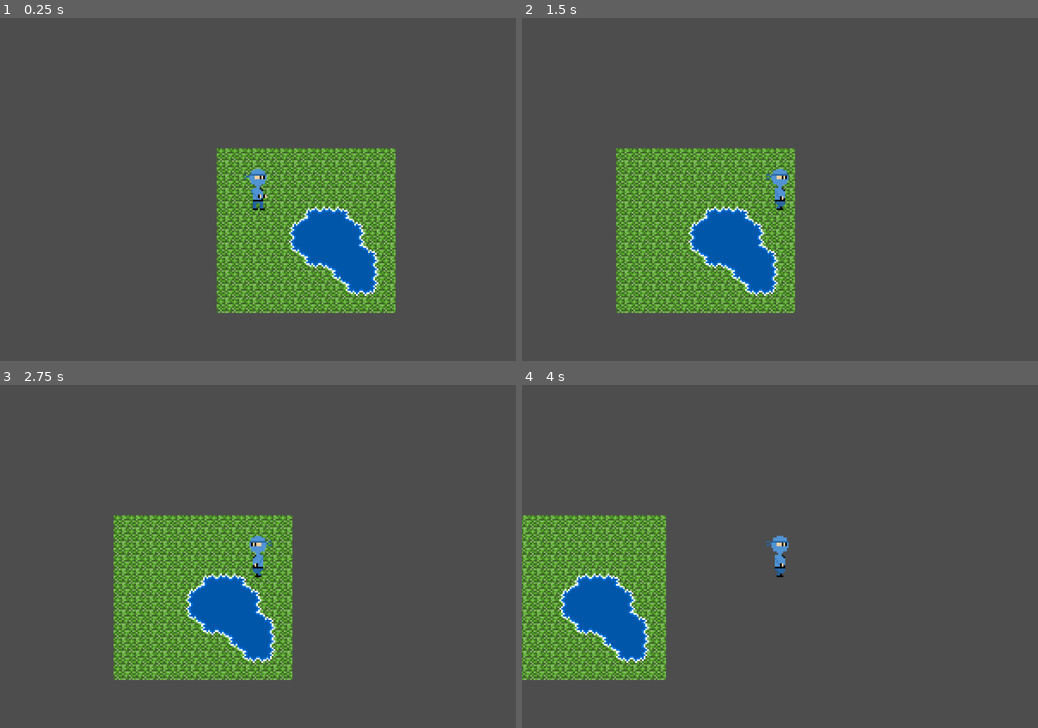
Above: before the commit, frames 1-4 (two rows, left to right).
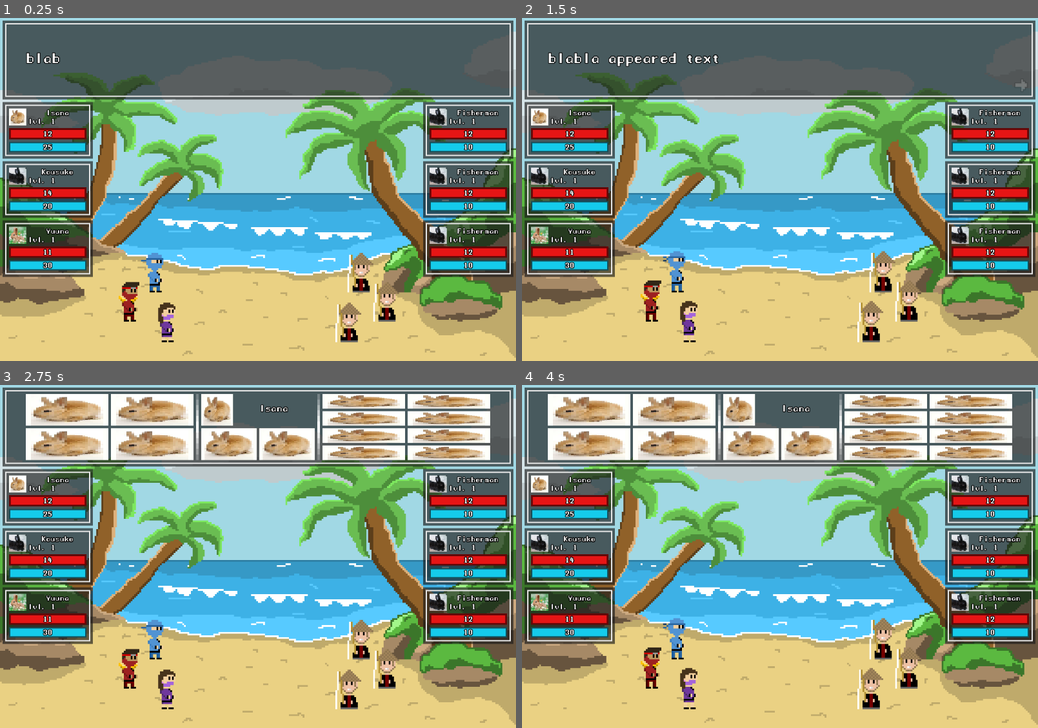
Above: after the commit, the same moments.

Repository: qwerty4u6/group-game
Game: Godot game, scene res://scenes/main.tscn
The game is run twice, just before and just after one commit, with the same random seed, the same clock (stepped at 60 frames per second) and the same inputs.
Inputs (mouse positions are in pixels of both pictures, inside the frame that each line leads up to):
- Up to frame 1 (0.25 s): no input
- Up to frame 2 (1.5 s): tap Enter (ui_accept) at 0.5, 0.77 s; move the mouse to (893, 172) at 0.52 s; hold D (move_right) from 0.53 s (still down); click (893, 172) at 0.67 s; move the mouse to (676, 206) at 1.27 s
- Up to frame 3 (2.75 s): tap Enter (ui_accept) at 1.52 s; move the mouse to (309, 481) at 2.02 s; release D (move_right) at 2.03 s; hold A (move_left) from 2.03 s (still down)
- Up to frame 4 (4 s): move the mouse to (754, 625) at 2.77 s; release A (move_left) at 2.78 s; hold D (move_right) from 2.78 s (still down); click (754, 625) at 2.92 s; tap Enter (ui_accept) at 3.02, 3.77 s; move the mouse to (934, 607) at 3.52 s

The runs differ from the first frame. In frame 1, 75% of the frame differs, in the area x 0-100%, y 0-100%; in frame 2, 75%; in frame 3, 88%; in frame 4, 90%.

Commit message:
finished collision stuff

Diff:
--- a/scenes/char_stat_display.tscn
+++ b/scenes/char_stat_display.tscn
@@ -260,8 +260,8 @@
 anchor_right = 1.0
 anchor_bottom = 1.0
 offset_left = 125.0
-offset_right = 9365.0
-offset_bottom = 5808.0
+offset_right = 9575.0
+offset_bottom = 5940.0
 grow_horizontal = 2
 grow_vertical = 2
 theme_override_colors/font_outline_color = Color(0, 0, 0, 1)
@@ -278,8 +278,8 @@
 anchor_right = 1.0
 anchor_bottom = 1.0
 offset_left = -125.0
-offset_right = 9115.0
-offset_bottom = 5808.0
+offset_right = 9325.0
+offset_bottom = 5940.0
 grow_horizontal = 2
 grow_vertical = 2
 theme_override_colors/font_outline_color = Color(0, 0, 0, 1)
--- a/scenes/main.gd
+++ b/scenes/main.gd
@@ -2,4 +2,4 @@
 
 func _ready():
 	pass
-	#get_tree().change_scene_to_file("res://scenes/battle.tscn")
+	get_tree().change_scene_to_file("res://scenes/battle.tscn")
--- a/scenes/main.tscn
+++ b/scenes/main.tscn
@@ -11,12 +11,15 @@
 0:0/0 = 0
 0:0/0/physics_layer_0/linear_velocity = Vector2(0, 0)
 0:0/0/physics_layer_0/angular_velocity = 0.0
+0:0/0/physics_layer_0/polygon_0/points = PackedVector2Array(0, 0.0078125, 4, 0, 4, 4, 0, 4)
 0:1/0 = 0
 0:1/0/physics_layer_0/linear_velocity = Vector2(0, 0)
 0:1/0/physics_layer_0/angular_velocity = 0.0
+0:1/0/physics_layer_0/polygon_0/points = PackedVector2Array(0.0078125, -4, 4, -4, 4, 4, 0, 4)
 0:2/0 = 0
 0:2/0/physics_layer_0/linear_velocity = Vector2(0, 0)
 0:2/0/physics_layer_0/angular_velocity = 0.0
+0:2/0/physics_layer_0/polygon_0/points = PackedVector2Array(-0.0078125, -4, 4, -4, 4, -0.0078125, 0.0078125, 0)
 0:3/0 = 0
 0:3/0/physics_layer_0/linear_velocity = Vector2(0, 0)
 0:3/0/physics_layer_0/angular_velocity = 0.0
@@ -38,21 +41,26 @@
 1:2/0 = 0
 1:2/0/physics_layer_0/linear_velocity = Vector2(0, 0)
 1:2/0/physics_layer_0/angular_velocity = 0.0
+1:2/0/physics_layer_0/polygon_0/points = PackedVector2Array(-4, -4, 4, -4, 4, -0.0078125, -4, 0)
 1:1/0 = 0
 1:1/0/physics_layer_0/linear_velocity = Vector2(0, 0)
 1:1/0/physics_layer_0/angular_velocity = 0.0
 1:0/0 = 0
 1:0/0/physics_layer_0/linear_velocity = Vector2(0, 0)
 1:0/0/physics_layer_0/angular_velocity = 0.0
+1:0/0/physics_layer_0/polygon_0/points = PackedVector2Array(-4, 0.0078125, 4, 0.0078125, 4, 4, -4, 4)
 2:0/0 = 0
 2:0/0/physics_layer_0/linear_velocity = Vector2(0, 0)
 2:0/0/physics_layer_0/angular_velocity = 0.0
+2:0/0/physics_layer_0/polygon_0/points = PackedVector2Array(-4, 0.0078125, -0.0078125, 0, 0.0078125, 4, -4, 4)
 2:1/0 = 0
 2:1/0/physics_layer_0/linear_velocity = Vector2(0, 0)
 2:1/0/physics_layer_0/angular_velocity = 0.0
+2:1/0/physics_layer_0/polygon_0/points = PackedVector2Array(-4, -4, 0, -4, 0, 4, -4, 4)
 2:2/0 = 0
 2:2/0/physics_layer_0/linear_velocity = Vector2(0, 0)
 2:2/0/physics_layer_0/angular_velocity = 0.0
+2:2/0/physics_layer_0/polygon_0/points = PackedVector2Array(-4, -4, -0.0078125, -4, 0, 0, -4, 0)
 2:3/0 = 0
 2:3/0/physics_layer_0/linear_velocity = Vector2(0, 0)
 2:3/0/physics_layer_0/angular_velocity = 0.0
@@ -65,9 +73,11 @@
 3:5/0 = 0
 3:5/0/physics_layer_0/linear_velocity = Vector2(0, 0)
 3:5/0/physics_layer_0/angular_velocity = 0.0
+3:5/0/physics_layer_0/polygon_0/points = PackedVector2Array(-0.0078125, -4, 4, -4, 4, -0.0078125, 0.0078125, 0)
 4:5/0 = 0
 4:5/0/physics_layer_0/linear_velocity = Vector2(0, 0)
 4:5/0/physics_layer_0/angular_velocity = 0.0
+4:5/0/physics_layer_0/polygon_0/points = PackedVector2Array(-4, -4, 4, -4, 4, -0.0078125, -4, 0)
 4:4/0 = 0
 4:4/0/physics_layer_0/linear_velocity = Vector2(0, 0)
 4:4/0/physics_layer_0/angular_velocity = 0.0
@@ -75,15 +85,19 @@
 5:4/0 = 0
 5:4/0/physics_layer_0/linear_velocity = Vector2(0, 0)
 5:4/0/physics_layer_0/angular_velocity = 0.0
+5:4/0/physics_layer_0/polygon_0/points = PackedVector2Array(-4, -4, 0, -4, 0, 4, -4, 4)
 5:5/0 = 0
 5:5/0/physics_layer_0/linear_velocity = Vector2(0, 0)
 5:5/0/physics_layer_0/angular_velocity = 0.0
+5:5/0/physics_layer_0/polygon_0/points = PackedVector2Array(-4, -4, -0.0078125, -4, 0, 0, -4, 0)
 3:4/0 = 0
 3:4/0/physics_layer_0/linear_velocity = Vector2(0, 0)
 3:4/0/physics_layer_0/angular_velocity = 0.0
+3:4/0/physics_layer_0/polygon_0/points = PackedVector2Array(0.0078125, -4, 4, -4, 4, 4, 0, 4)
 3:3/0 = 0
 3:3/0/physics_layer_0/linear_velocity = Vector2(0, 0)
 3:3/0/physics_layer_0/angular_velocity = 0.0
+3:3/0/physics_layer_0/polygon_0/points = PackedVector2Array(0, 0.0078125, 4, 0, 4, 4, 0, 4)
 3:2/0 = 0
 3:2/0/physics_layer_0/linear_velocity = Vector2(0, 0)
 3:2/0/physics_layer_0/angular_velocity = 0.0
@@ -105,9 +119,11 @@
 4:3/0 = 0
 4:3/0/physics_layer_0/linear_velocity = Vector2(0, 0)
 4:3/0/physics_layer_0/angular_velocity = 0.0
+4:3/0/physics_layer_0/polygon_0/points = PackedVector2Array(-4, 0.0078125, 4, 0.0078125, 4, 4, -4, 4)
 5:3/0 = 0
 5:3/0/physics_layer_0/linear_velocity = Vector2(0, 0)
 5:3/0/physics_layer_0/angular_velocity = 0.0
+5:3/0/physics_layer_0/polygon_0/points = PackedVector2Array(-4, 0.0078125, -0.0078125, 0, 0.0078125, 4, -4, 4)
 5:2/0 = 0
 5:2/0/physics_layer_0/linear_velocity = Vector2(0, 0)
 5:2/0/physics_layer_0/angular_velocity = 0.0
@@ -132,27 +148,35 @@
 6:2/0 = 0
 6:2/0/physics_layer_0/linear_velocity = Vector2(0, 0)
 6:2/0/physics_layer_0/angular_velocity = 0.0
+6:2/0/physics_layer_0/polygon_0/points = PackedVector2Array(-4, 0.0078125, 0.0078125, 0.0078125, 0.0078125, -4, 4, -4, 4, 0.0078125, 4, 4, -4, 4)
 6:3/0 = 0
 6:3/0/physics_layer_0/linear_velocity = Vector2(0, 0)
 6:3/0/physics_layer_0/angular_velocity = 0.0
+6:3/0/physics_layer_0/polygon_0/points = PackedVector2Array(-4, -4, 4, -4, 4, 4, 0.0078125, 4, -0.0156212, -0.00389099, -4, 0)
 6:4/0 = 0
 6:4/0/physics_layer_0/linear_velocity = Vector2(0, 0)
 6:4/0/physics_layer_0/angular_velocity = 0.0
+6:4/0/physics_layer_0/polygon_0/points = PackedVector2Array(-4, 0.0078125, 0.0078125, 0.0078125, 0.0078125, -4, 4, -4, 4, 0.0078125, 4, 4, -4, 4)
 6:5/0 = 0
 6:5/0/physics_layer_0/linear_velocity = Vector2(0, 0)
 6:5/0/physics_layer_0/angular_velocity = 0.0
+6:5/0/physics_layer_0/polygon_0/points = PackedVector2Array(-4, -4, 4, -4, 4, 4, 0.0078125, 4, -0.0156212, -0.00389099, -4, 0)
 7:5/0 = 0
 7:5/0/physics_layer_0/linear_velocity = Vector2(0, 0)
 7:5/0/physics_layer_0/angular_velocity = 0.0
+7:5/0/physics_layer_0/polygon_0/points = PackedVector2Array(-4, -4, 4, -4, 4, -0.0078125, 1.14441e-05, -0.00390626, -0.0078125, 4, -4, 4)
 7:4/0 = 0
 7:4/0/physics_layer_0/linear_velocity = Vector2(0, 0)
 7:4/0/physics_layer_0/angular_velocity = 0.0
+7:4/0/physics_layer_0/polygon_0/points = PackedVector2Array(-4, -4, -0.015625, -4, 0.0078125, 0.0078125, 4, 0.0078125, 4, 4, -4, 4)
 7:3/0 = 0
 7:3/0/physics_layer_0/linear_velocity = Vector2(0, 0)
 7:3/0/physics_layer_0/angular_velocity = 0.0
+7:3/0/physics_layer_0/polygon_0/points = PackedVector2Array(-4, -4, 4, -4, 4, -0.0078125, 1.14441e-05, -0.00390626, -0.0078125, 4, -4, 4)
 7:2/0 = 0
 7:2/0/physics_layer_0/linear_velocity = Vector2(0, 0)
 7:2/0/physics_layer_0/angular_velocity = 0.0
+7:2/0/physics_layer_0/polygon_0/points = PackedVector2Array(-4, -4, -0.015625, -4, 0.0078125, 0.0078125, 4, 0.0078125, 4, 4, -4, 4)
 8:2/0 = 0
 8:2/0/physics_layer_0/linear_velocity = Vector2(0, 0)
 8:2/0/physics_layer_0/angular_velocity = 0.0
@@ -180,8 +204,9 @@
 format = 2
 layer_0/tile_data = PackedInt32Array(-65538, 65537, 1, -2, 65537, 1, 65534, 65537, 1, 131070, 65537, 1, 131071, 65537,  …(2670 unchanged characters)…
 
-[node name="Player" parent="." instance=ExtResource("2_xxvx8")]
-
 [node name="Camera2D" type="Camera2D" parent="."]
 scale = Vector2(4, 4)
 script = ExtResource("4_u1n5e")
+
+[node name="Player" parent="." instance=ExtResource("4_i4ckd")]
+position = Vector2(51, 177)
--- a/scenes/player.gd
+++ b/scenes/player.gd
@@ -1,13 +1,12 @@
-extends Area2D
+extends CharacterBody2D
 
 var anim
-
-var velocity
 
 func _ready():
 	anim = $Ninja1Animation
 
 func _process(delta):
+	#if not is_on_floor():
 	velocity = Vector2.ZERO
 	if Input.is_action_pressed("move_up"):
 		velocity.y -= 1
@@ -17,7 +16,8 @@
 		velocity.x -= 1
 	if Input.is_action_pressed("move_right"):
 		velocity.x += 1
-	position += velocity.normalized() * 300 * delta
+	velocity = velocity.normalized() * 300
+	move_and_slide()
 
 	if velocity.x < 0:
 		anim.flip_h = true
--- a/scenes/player.tscn
+++ b/scenes/player.tscn
@@ -1,58 +1,58 @@
-[gd_scene load_steps=18 format=3 uid="uid://ccsfmhbk5ft4g"]
+[gd_scene load_steps=18 format=3 uid="uid://c6byfgo2n38cu"]
 
-[ext_resource type="Texture2D" uid="uid://dqtpoe5bkwovu" path="res://assets/sprites/ninja idle.png" id="1_86a1g"]
-[ext_resource type="Script" path="res://scenes/player.gd" id="1_mk00p"]
-[ext_resource type="Texture2D" uid="uid://ss1gxhx2pbqx" path="res://assets/sprites/ninja running.png" id="2_2kfct"]
+[ext_resource type="Script" path="res://scenes/player.gd" id="1_d82n1"]
+[ext_resource type="Texture2D" uid="uid://dqtpoe5bkwovu" path="res://assets/sprites/ninja idle.png" id="2_euu5s"]
+[ext_resource type="Texture2D" uid="uid://ss1gxhx2pbqx" path="res://assets/sprites/ninja running.png" id="3_pteh6"]
 
 [sub_resource type="AtlasTexture" id="AtlasTexture_jtdmk"]
-atlas = ExtResource("1_86a1g")
+atlas = ExtResource("2_euu5s")
 region = Rect2(0, 0, 16, 24)
 
 [sub_resource type="AtlasTexture" id="AtlasTexture_yu0ml"]
-atlas = ExtResource("1_86a1g")
+atlas = ExtResource("2_euu5s")
 region = Rect2(16, 0, 16, 24)
 
 [sub_resource type="AtlasTexture" id="AtlasTexture_f2nbo"]
-atlas = ExtResource("1_86a1g")
+atlas = ExtResource("2_euu5s")
 region = Rect2(32, 0, 16, 24)
 
 [sub_resource type="AtlasTexture" id="AtlasTexture_cvnn7"]
-atlas = ExtResource("1_86a1g")
+atlas = ExtResource("2_euu5s")
 region = Rect2(0, 24, 16, 24)
 
 [sub_resource type="AtlasTexture" id="AtlasTexture_xll50"]
-atlas = ExtResource("1_86a1g")
+atlas = ExtResource("2_euu5s")
 region = Rect2(16, 24, 16, 24)
 
 [sub_resource type="AtlasTexture" id="AtlasTexture_1845q"]
-atlas = ExtResource("1_86a1g")
+atlas = ExtResource("2_euu5s")
 region = Rect2(32, 24, 16, 24)
 
 [sub_resource type="AtlasTexture" id="AtlasTexture_a86ul"]
-atlas = ExtResource("1_86a1g")
+atlas = ExtResource("2_euu5s")
 region = Rect2(0, 48, 16, 24)
 
 [sub_resource type="AtlasTexture" id="AtlasTexture_po6bj"]
-atlas = ExtResource("1_86a1g")
+atlas = ExtResource("2_euu5s")
 region = Rect2(16, 48, 16, 24)
 
 [sub_resource type="AtlasTexture" id="AtlasTexture_4gx0a"]
-atlas = ExtResource("2_2kfct")
+atlas = ExtResource("3_pteh6")
 region = Rect2(0, 0, 16, 24)
 
 [sub_resource type="AtlasTexture" id="AtlasTexture_eg5vf"]
-atlas = ExtResource("2_2kfct")
+atlas = ExtResource("3_pteh6")
 region = Rect2(16, 0, 16, 24)
 
 [sub_resource type="AtlasTexture" id="AtlasTexture_7c3a1"]
-atlas = ExtResource("2_2kfct")
+atlas = ExtResource("3_pteh6")
 region = Rect2(0, 24, 16, 24)
 
 [sub_resource type="AtlasTexture" id="AtlasTexture_bhtts"]
-atlas = ExtResource("2_2kfct")
+atlas = ExtResource("3_pteh6")
 region = Rect2(16, 24, 16, 24)
 
-[sub_resource type="SpriteFrames" id="SpriteFrames_mxhlr"]
+[sub_resource type="SpriteFrames" id="SpriteFrames_o42m4"]
 animations = [{
 "frames": [{
 "duration": 1.0,
@@ -101,17 +101,17 @@
 "speed": 8.0
 }]
 
-[sub_resource type="RectangleShape2D" id="RectangleShape2D_r1yws"]
-size = Vector2(24, 52)
+[sub_resource type="RectangleShape2D" id="RectangleShape2D_uve0v"]
+size = Vector2(24, 20)
 
-[node name="Player" type="Area2D"]
-script = ExtResource("1_mk00p")
+[node name="Player" type="CharacterBody2D"]
+script = ExtResource("1_d82n1")
 
 [node name="Ninja1Animation" type="AnimatedSprite2D" parent="."]
 scale = Vector2(4, 4)
-sprite_frames = SubResource("SpriteFrames_mxhlr")
+sprite_frames = SubResource("SpriteFrames_o42m4")
 animation = &"idle"
 
 [node name="CollisionShape2D" type="CollisionShape2D" parent="."]
-position = Vector2(0, 22)
-shape = SubResource("RectangleShape2D_r1yws")
+position = Vector2(0, 38)
+shape = SubResource("RectangleShape2D_uve0v")
Not shown: 1 places in scenes/main.tscn that only renumber resources
